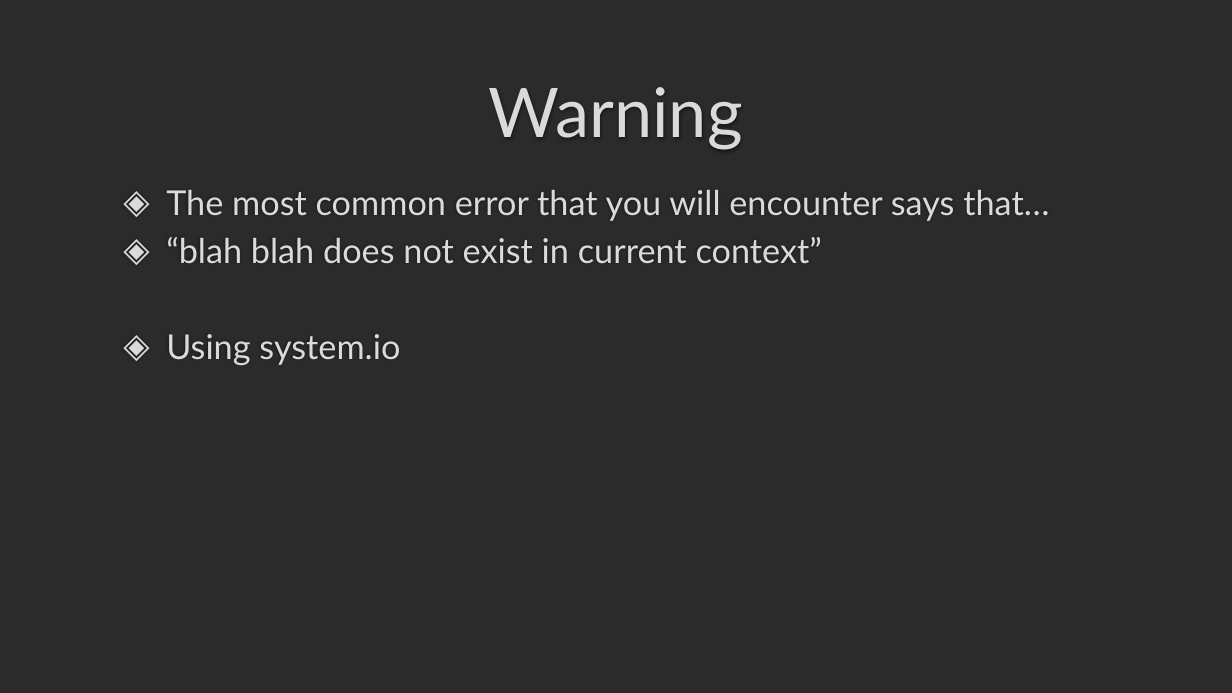
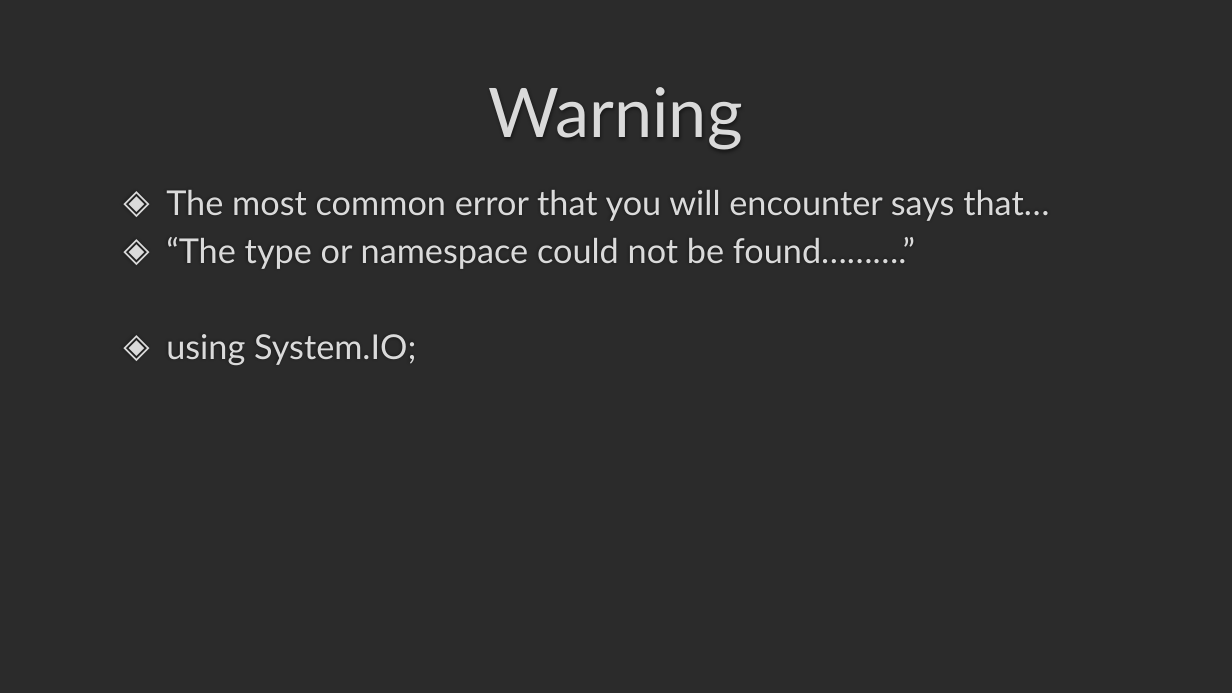
Before and after one commit to darrare/CS-3020, a slide deck: slide 4 of Documents/Powerpoints/3.0 FileIO.pptx. Drawn at 1232x693 pixels with LibreOffice and Linux fonts; fonts in the diff are those of the drawing; background and template pictures are left out; a plain dark background stands for a picture behind light text. Boxes give left, top, right and bottom in pixels: in the first picture for what was removed or moved away, otherwise in the second. Text is boxed around its words. In the diff, an @@ line names an element or a change of style, - is before the commit and + after.

```diff
--- a/Documents/Powerpoints/3.0 FileIO.pptx
+++ b/Documents/Powerpoints/3.0 FileIO.pptx
@@ text at [166, 237, 915, 365]: text changed @@
-◈ “blah blah does not exist in current context”
-◈ Using system.io
+◈ “The type or namespace could not be found……….”
+◈ using System.IO;
```
Also in this commit, not shown: 1 other slide changed, 2 slides added, 1 slide removed, 1 other file.
